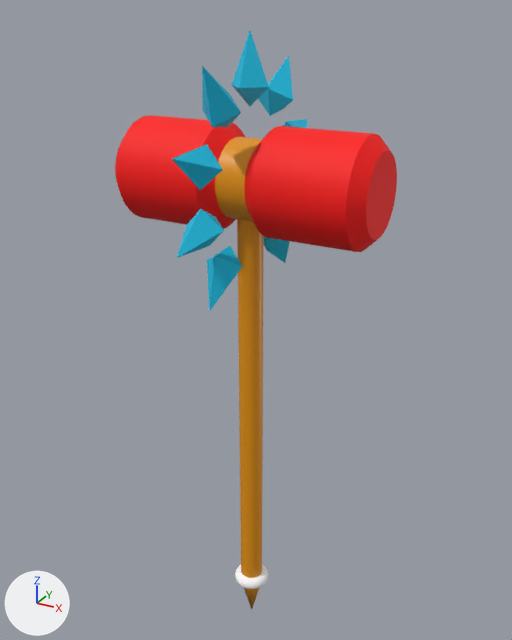
Before and after pictures for a commit that changed the FBX model Darkwave/Darkwave Demo/Assets/Prefabs/hammer.fbx.
Before and after are seen from a 50 mm camera at (25.5, -45.6, 32.3) aimed at (-0.5, 1.7, 8.7). Every picture has the same lights, and +X, +Y and +Z are marked at lower left. Where no turn or scale is listed for an object, it has been applied to the vertices. Vertices at the same position are counted once.
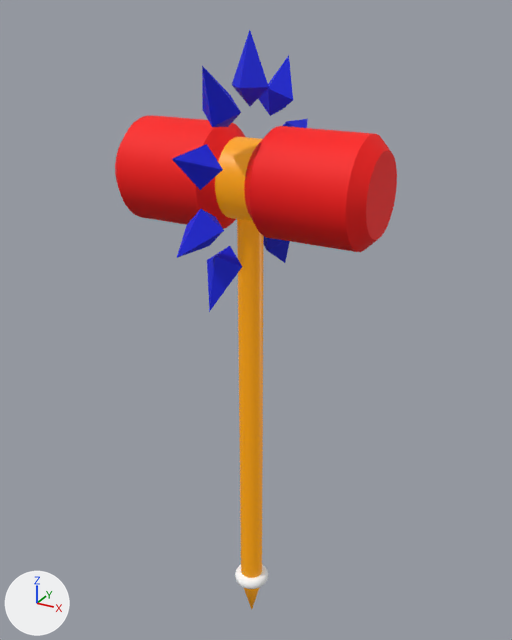
The newer file is also turned or shifted as a whole; pictures and numbers use the older file's frame.

Pixel boxes (x1, y1, x2, y2) of what changed, in the pictures (512 x 640 px):
'Cylinder', recoloured, surface changed
    both: (169, 30, 310, 610)
part 1 of me_mesh, recoloured (cyan to blue)
    both: (172, 30, 308, 312)

Edits to the bpy script that builds the scene:
```text
Change mat_gold:
    add mat_gold.emission_color = (0.8, 0.302, 0.0)  # orange #e79500
    add mat_gold.emission_strength = 0.3
Add mat_crystal:
    mat_crystal = principled_material('Crystal')
    mat_crystal.base_color = (0.0, 0.00967, 0.8)  # blue #0019e7
    mat_crystal.roughness = 0.69
Change me_mesh:
    where me_mesh.from_pydata(...)  # 761 vertices, 808 faces; spans x -10.2..10.2, y -9.8..9.8, z -21.5..31.0
    used by ob_cylinder; location = (0.0, 0.0, 0.0)
    me_mesh part 1: all 72 faces that had it switch from mat_positive_energy (cyan #00c2e7) to mat_crystal (blue #0019e7)
```
